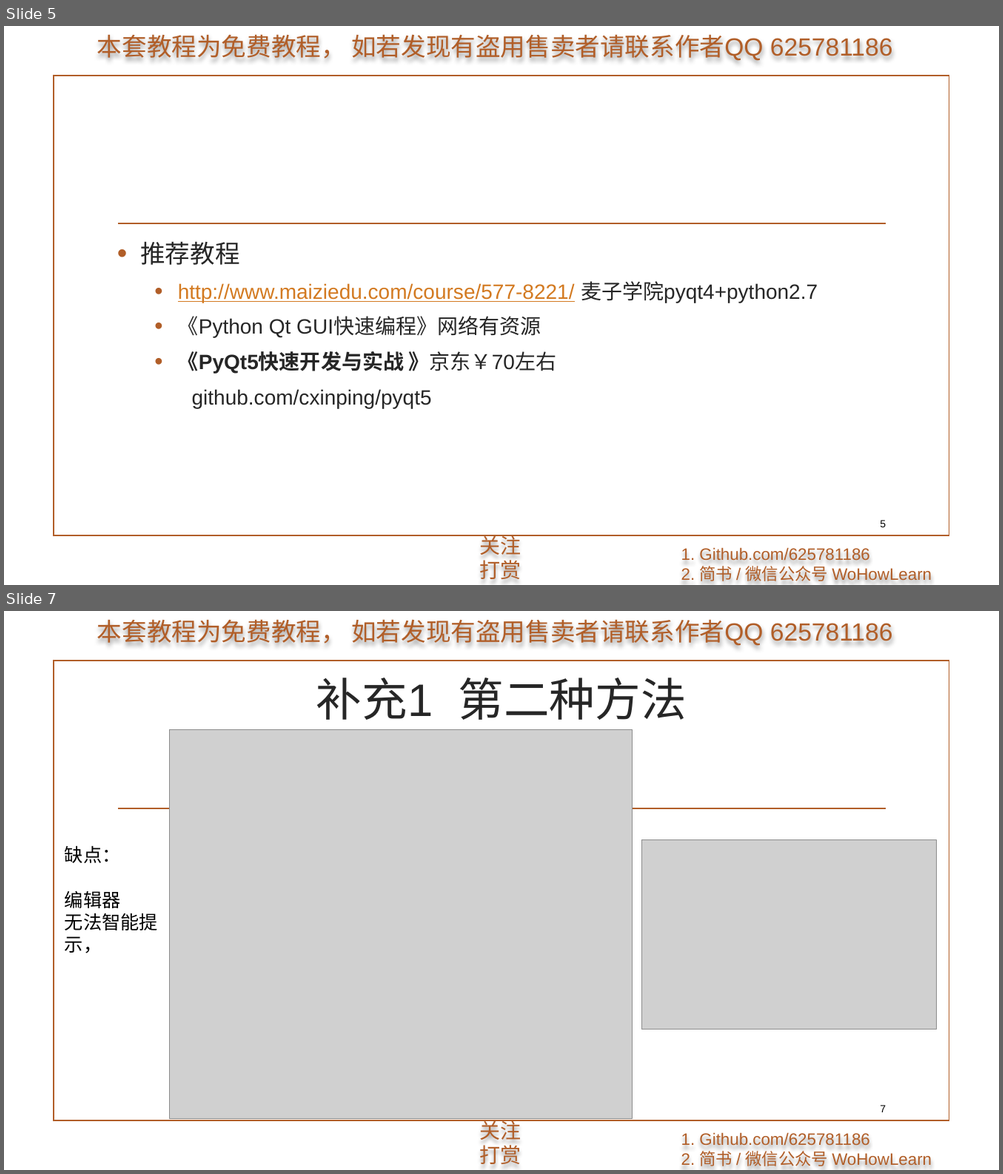
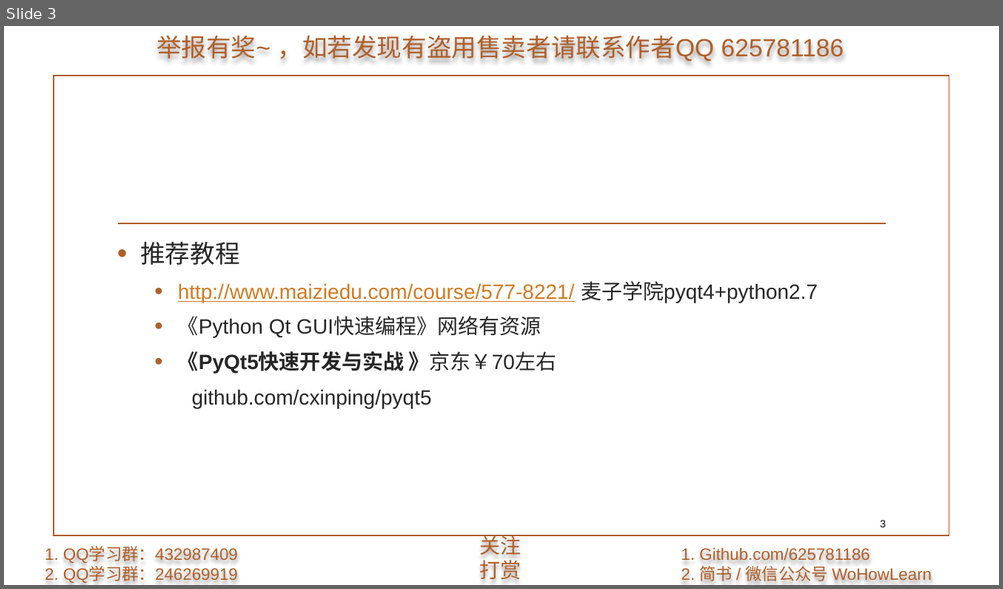
Before and after one commit to 625781186/WoHowLearn_PyQt5, a slide deck: 1.准备/1.准备.pptx. Shown one above the other, each under a label of ours: slides 5 and 7 before the commit, slide 3 after it; the slides between them are not shown. The pictures are 1003x1174 and 1003x589 pixels, drawn with LibreOffice and Linux fonts; fonts in the diff are those of the drawing; grey boxes stand for pictures; background and template pictures are left out. Boxes give left, top, right and bottom in pixels: in the first picture for what was removed or moved away, otherwise in the second. Text is boxed around its words. In the diff, an @@ line names an element or a change of style, - is before the commit and + after.

```diff
--- a/1.准备/1.准备.pptx
+++ b/1.准备/1.准备.pptx
@@ slide 7 removed at box(4, 611, 999, 1170), background picture (left out); not listed: 5 template elements that a slide beside it also shows @@
@@ title removed at box(316, 678, 686, 720) @@
-补充1 第二种方法
@@ picture removed at box(169, 729, 632, 1119) @@
@@ text removed at box(65, 846, 158, 954) @@
-缺点：
-编辑器
-无法智能提示，
@@ picture removed at box(641, 840, 936, 1031) @@
@@ page number removed at box(879, 1105, 885, 1113) @@
-7
@@ what was slide 5 is now slide 3 @@
@@ slide 3 changed as well @@
@@ text at box(156, 36, 844, 62): text changed @@
-本套教程为免费教程， 如若发现有盗用售卖者请联系作者QQ 625781186
+举报有奖~ ，如若发现有盗用售卖者请联系作者QQ 625781186
@@ page number at box(879, 520, 885, 528): text changed @@
-5
+3
@@ text added at box(45, 547, 238, 584), 16 pt, text #B15E28 @@
+1. QQ学习群：432987409
+2. QQ学习群：246269919
```
Also in this commit, not shown: 4 other slides changed, 2 slides added, 3 other slides removed.
